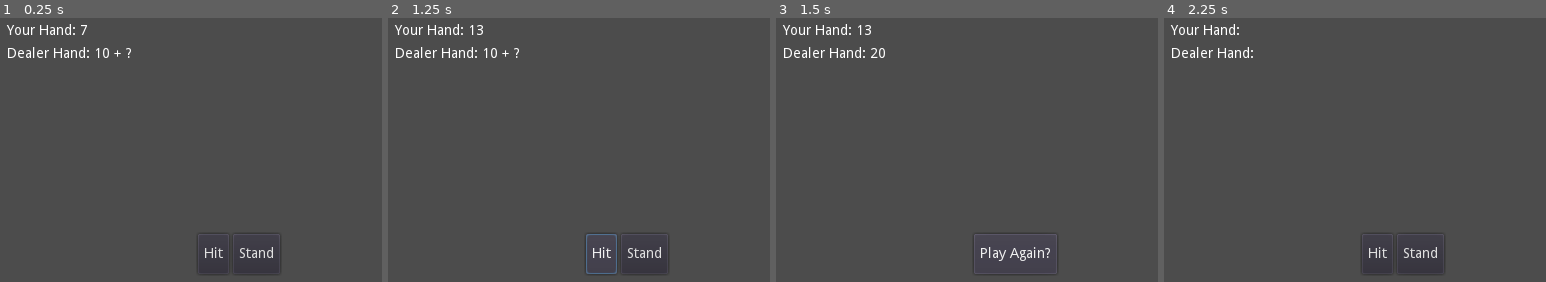
Above: before the commit, frames 1-4 (left to right).
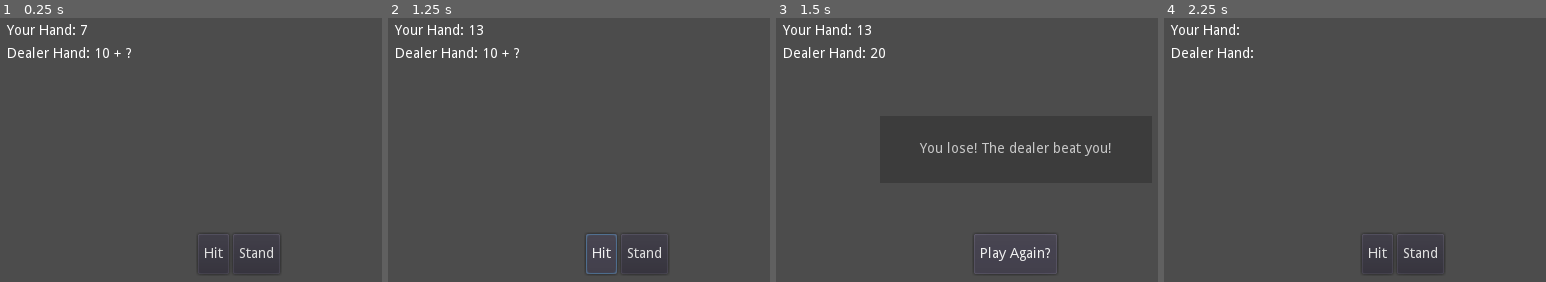
Above: after the commit, the same moments.

Repository: cjordanOU/godot-blackjack
Game: Godot game, scene res://Data/Scenes/Blackjack.tscn
Two runs of this game, one before a commit and one after it. Both use one fixed random seed, a clock stepped at 60 frames per second and the inputs below.
Inputs:
- Up to frame 1 (0.25 s): no input
- Up to frame 2 (1.25 s): click "Hit" at 0.5 s
- Up to frame 3 (1.5 s): click "Stand" at 1.25 s
- Up to frame 4 (2.25 s): click "Play Again?" at 2 s

Frames 1-2 are identical in both runs. In frame 3, 0.6% of the frame differs, in the area x 37-88%, y 46-53%; in frame 4, nothing differs.

Commit message:
logic fixes

Diff:
--- a/Data/Scenes/Blackjack.tscn
+++ b/Data/Scenes/Blackjack.tscn
@@ -107,6 +107,76 @@
 margin_right = 82.0
 margin_bottom = 40.0
 text = "Stand"
+
+[node name="MarginContainer" type="MarginContainer" parent="GUI/HUD"]
+margin_right = 40.0
+margin_bottom = 40.0
+__meta__ = {
+"_edit_use_anchors_": false
+}
+
+[node name="Data" type="Control" parent="GUI/HUD/MarginContainer"]
+margin_right = 40.0
+margin_bottom = 40.0
+
+[node name="playerHand" type="Label" parent="GUI/HUD/MarginContainer/Data"]
+margin_left = 7.0
+margin_top = 7.0
+margin_right = 95.0
+margin_bottom = 27.0
+text = "Your Hand:"
+valign = 1
+__meta__ = {
+"_edit_use_anchors_": false
+}
+
+[node name="dealerHand" type="Label" parent="GUI/HUD/MarginContainer/Data"]
+margin_left = 7.0
+margin_top = 30.0
+margin_right = 95.0
+margin_bottom = 50.0
+text = "Dealer Hand:"
+valign = 1
+__meta__ = {
+"_edit_use_anchors_": false
+}
+
+[node name="GameEndScenario" type="MarginContainer" parent="GUI/HUD"]
+visible = false
+margin_right = 480.0
+margin_bottom = 270.0
+__meta__ = {
+"_edit_use_anchors_": false
+}
+
+[node name="Control" type="Control" parent="GUI/HUD/GameEndScenario"]
+margin_right = 480.0
+margin_bottom = 270.0
+
+[node name="winOrLose" type="Label" parent="GUI/HUD/GameEndScenario/Control"]
+margin_left = 104.0
+margin_top = 102.0
+margin_right = 376.0
+margin_bottom = 169.0
+align = 1
+valign = 1
+__meta__ = {
+"_edit_use_anchors_": false
+}
+
+[node name="BG" type="ColorRect" parent="GUI/HUD/GameEndScenario/Control"]
+anchor_left = 0.5
+anchor_top = 0.5
+anchor_right = 0.5
+anchor_bottom = 0.5
+margin_left = -136.0
+margin_top = -33.5
+margin_right = 136.0
+margin_bottom = 33.5
+color = Color( 0, 0, 0, 0.215686 )
+__meta__ = {
+"_edit_use_anchors_": false
+}
 
 [node name="Restart" type="MarginContainer" parent="GUI/HUD"]
 visible = false
@@ -131,39 +201,6 @@
 margin_bottom = 40.0
 text = "Play Again?"
 
-[node name="MarginContainer" type="MarginContainer" parent="GUI/HUD"]
-margin_right = 40.0
-margin_bottom = 40.0
-__meta__ = {
-"_edit_use_anchors_": false
-}
-
-[node name="Data" type="Control" parent="GUI/HUD/MarginContainer"]
-margin_right = 40.0
-margin_bottom = 40.0
-
-[node name="playerHand" type="Label" parent="GUI/HUD/MarginContainer/Data"]
-margin_left = 7.0
-margin_top = 7.0
-margin_right = 95.0
-margin_bottom = 27.0
-text = "Your Hand:"
-valign = 1
-__meta__ = {
-"_edit_use_anchors_": false
-}
-
-[node name="dealerHand" type="Label" parent="GUI/HUD/MarginContainer/Data"]
-margin_left = 7.0
-margin_top = 30.0
-margin_right = 95.0
-margin_bottom = 50.0
-text = "Dealer Hand:"
-valign = 1
-__meta__ = {
-"_edit_use_anchors_": false
-}
-
 [connection signal="pressed" from="GUI/HUD/Controls/HBoxContainer/Hit" to="." method="_on_Hit_pressed"]
 [connection signal="pressed" from="GUI/HUD/Controls/HBoxContainer/Stand" to="." method="_on_Stand_pressed"]
 [connection signal="pressed" from="GUI/HUD/Restart/HBoxContainer/playAgain" to="." method="_on_Hit_pressed"]
--- a/Data/Scripts/Blackjack.gd
+++ b/Data/Scripts/Blackjack.gd
@@ -26,6 +26,8 @@
 onready var hudDealer = $GUI/HUD/MarginContainer/Data/dealerHand
 onready var hit_or_stand = $GUI/HUD/Controls/HBoxContainer
 onready var restartGame = $GUI/HUD/Restart
+onready var GameEndBox = $GUI/HUD/GameEndScenario
+onready var hudWL = $GUI/HUD/GameEndScenario/Control/winOrLose
 
 
 # Called when the node enters the scene tree for the first time.
@@ -88,21 +90,26 @@
 func determine_winner():
 	hit_or_stand.visible = false
 	dealerShownHand = dealerHand
+	GameEndBox.visible = true
 	if playerHand > 21:
-		print("You lose! You have gone bust!")
+		hudWL.text = ("You lose! You have gone bust!")
 		gameEnded = true
 
 	if playerHand == dealerHand and gameEnded == false:
-		print("Tie!")
+		hudWL.text = ("Tie!")
+		gameEnded = true
 
 	if dealerHand > 21 and playerHand <= 21 and gameEnded == false:
-		print("You win! The dealer has gone bust!")
+		hudWL.text = ("You win! The dealer has gone bust!")
+		gameEnded = true
 
 	if playerHand > dealerHand and playerHand <= 21 and gameEnded == false:
-		print("You win! You beat the dealer!")
+		hudWL.text = ("You win! You beat the dealer!")
+		gameEnded = true
 
 	if playerHand < dealerHand and dealerHand <= 21 and gameEnded == false:
-		print("You lose! The dealer beat you!")
+		hudWL.text = ("You lose! The dealer beat you!")
+		gameEnded = true
 
 	restartGame.visible = true
 
--- a/project.godot
+++ b/project.godot
@@ -18,7 +18,7 @@
 
 window/size/width=480
 window/size/height=270
-window/stretch/mode="2d"
+window/stretch/mode="viewport"
 window/stretch/aspect="keep"
 
 [physics]
